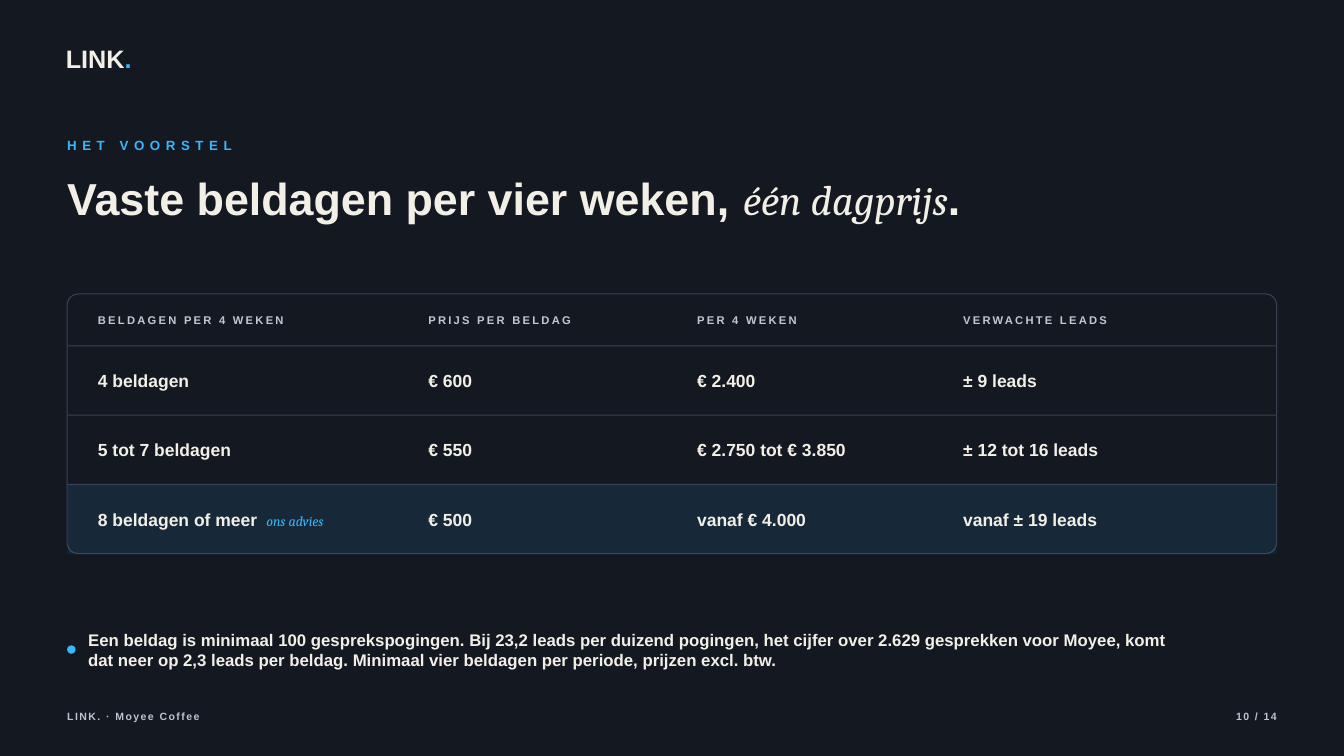
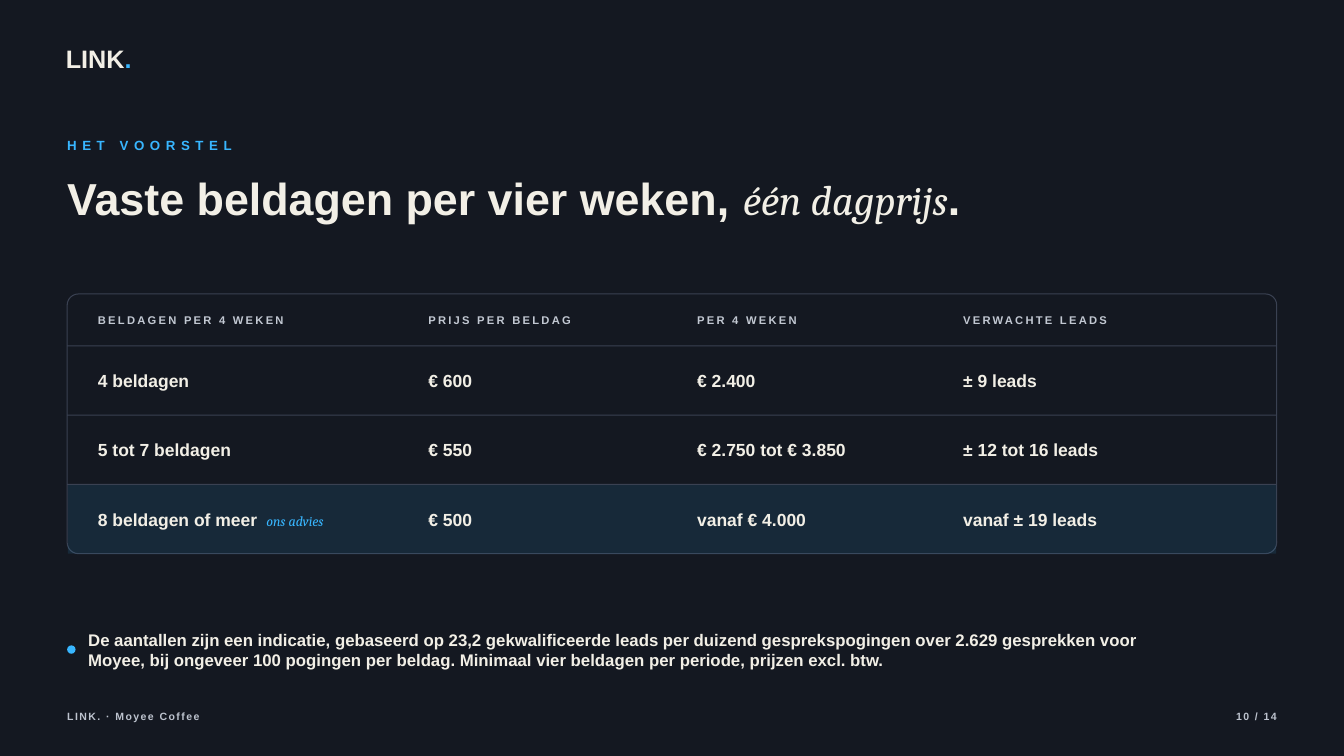
Before and after one commit to hens-lang/Test, a slide deck: slide 10 of output/LINK. voorstel Moyee Coffee.pptx. Drawn at 1344x756 pixels with LibreOffice and Linux fonts; fonts in the diff are those of the drawing. Boxes give left, top, right and bottom in pixels: in the first picture for what was removed or moved away, otherwise in the second. Text is boxed around its words. In the diff, an @@ line names an element or a change of style, - is before the commit and + after.

```diff
--- a/output/LINK. voorstel Moyee Coffee.pptx
+++ b/output/LINK. voorstel Moyee Coffee.pptx
@@ text at <box>88,634,1136,670</box>: text changed @@
-Een beldag is minimaal 100 gesprekspogingen. Bij 23,2 leads per duizend pogingen, het cijfer over 2.629 gesprekken voor Moyee, komt dat neer op 2,3 leads per beldag. Minimaal vier beldagen per periode, prijzen excl. btw.
+De aantallen zijn een indicatie, gebaseerd op 23,2 gekwalificeerde leads per duizend gesprekspogingen over 2.629 gesprekken voor Moyee, bij ongeveer 100 pogingen per beldag. Minimaal vier beldagen per periode, prijzen excl. btw.
```
Also in this commit, not shown: 1 other slide changed, 9 other files.
